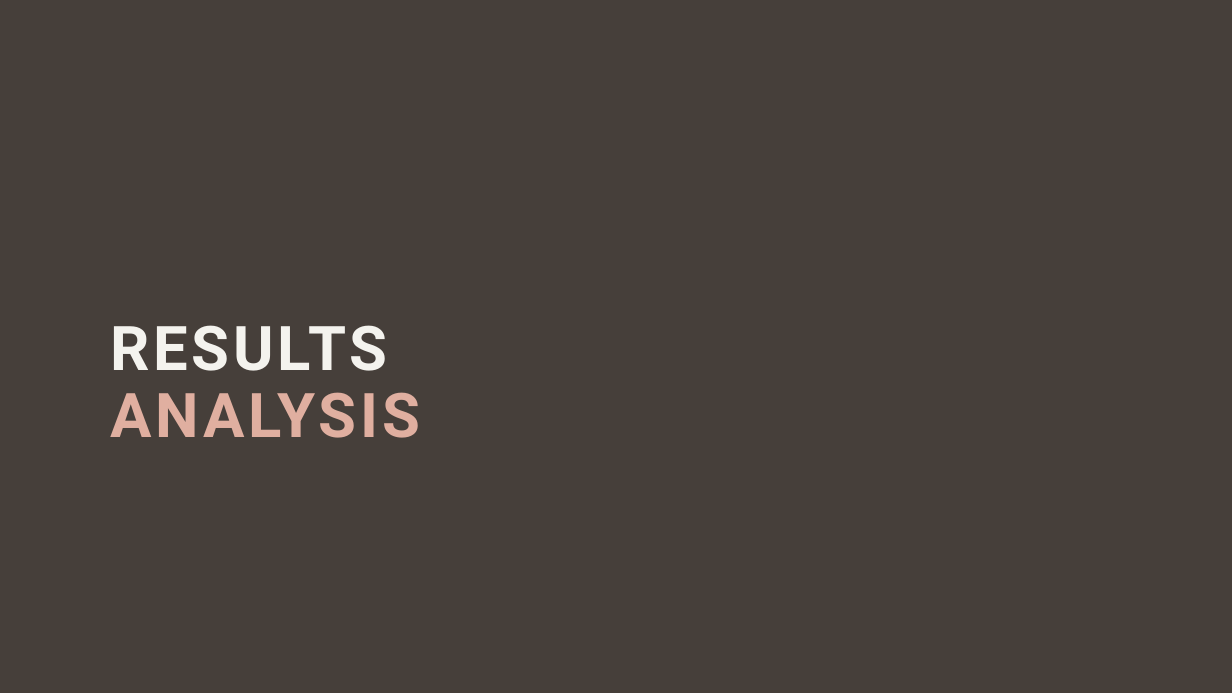
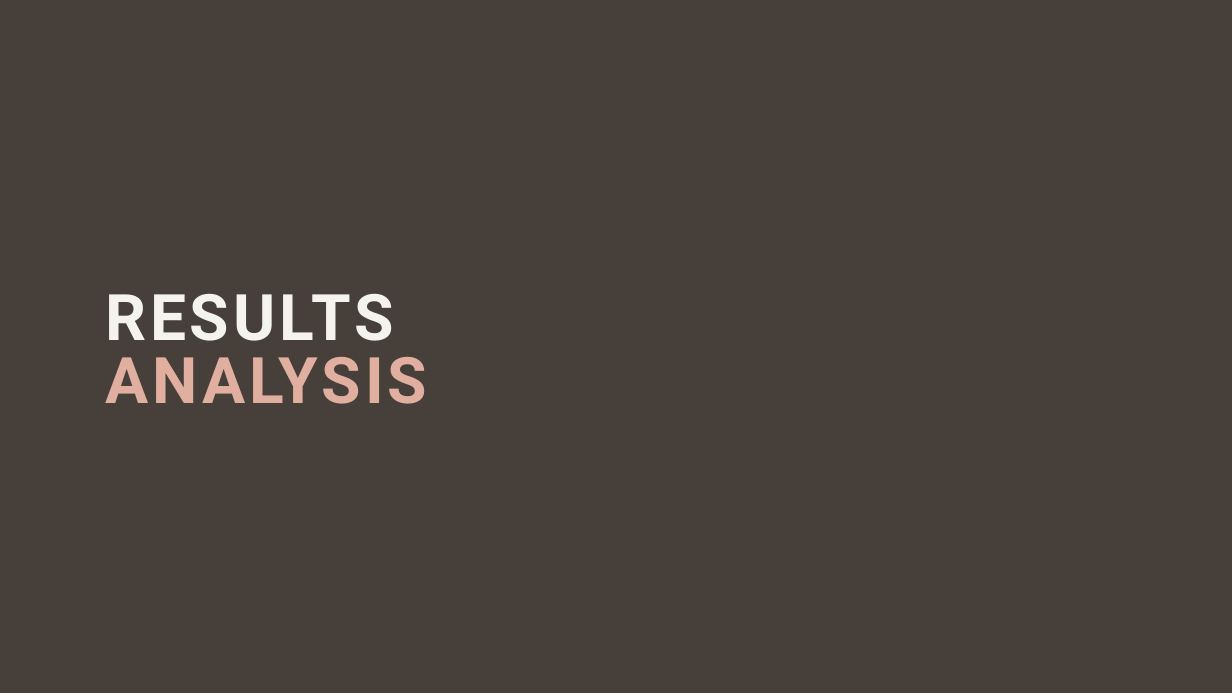
Before and after one commit to giovanniligato/E91-Protocol, a slide deck: slide 18 of Slides/E91 Protocol.pptx (slide 19 before the commit). Drawn at 1232x693 pixels with LibreOffice and Linux fonts; fonts in the diff are those of the drawing. Boxes give left, top, right and bottom in pixels: in the first picture for what was removed or moved away, otherwise in the second. Text is boxed around its words. In the diff, an @@ line names an element or a change of style, - is before the commit and + after.

```diff
--- a/Slides/E91 Protocol.pptx
+++ b/Slides/E91 Protocol.pptx
@@ text "RESULTS": place and size @@
-text "RESULTS" at <box>110,325,388,371</box>
+text "RESULTS" at <box>105,293,394,341</box>
@@ text "RESULTS" at <box>105,293,394,341</box>: size 48 to 50 pt @@
@@ text "ANALYSIS": place and size @@
-text "ANALYSIS" at <box>110,392,420,438</box>
+text "ANALYSIS" at <box>105,357,427,404</box>
@@ text "ANALYSIS" at <box>105,357,427,404</box>: size 48 to 50 pt @@
```
Also in this commit, not shown: 15 other slides changed, 3 slides removed, 3 other files.
